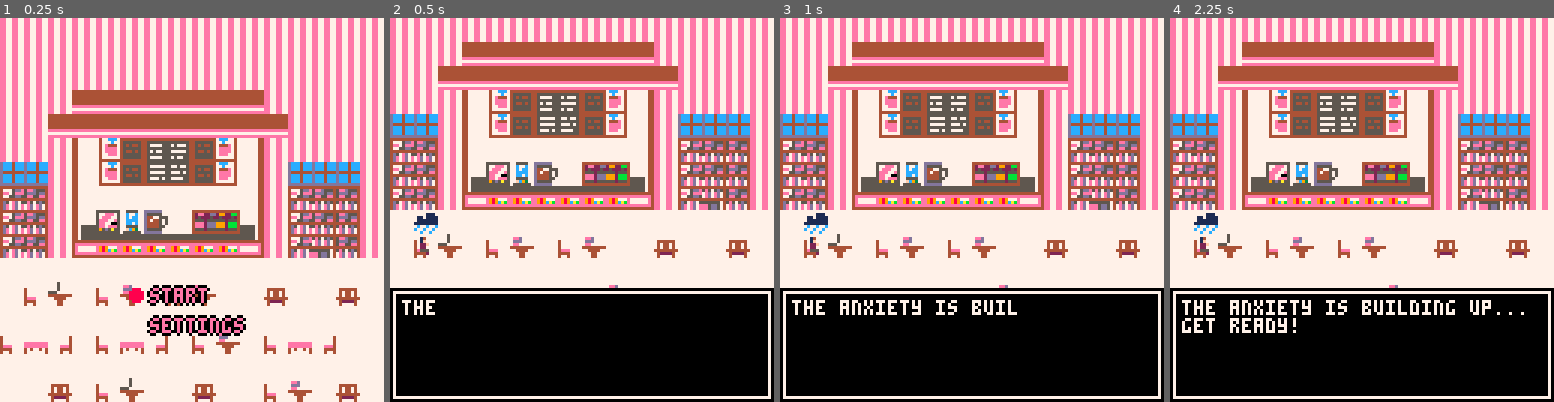
Above: before the commit, frames 1-4 (left to right).
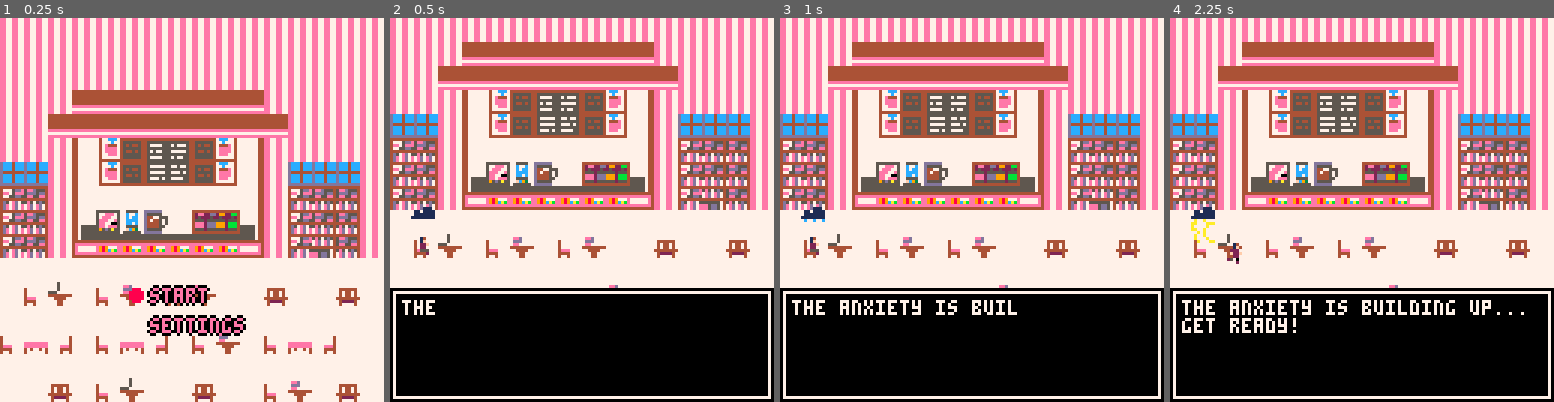
Above: after the commit, the same moments.

Repository: llopez020/Anxiety-at-its-Finest
Game: PICO-8 cartridge base.p8
The game is run twice, just before and just after one commit, with the same random seed, the same clock (stepped at 60 frames per second) and the same inputs.
Inputs:
- Up to frame 1 (0.25 s): no input
- Up to frame 2 (0.5 s): tap X (X key) at 0.33 s
- Up to frame 3 (1 s): tap O (Z key) at 0.7 s
- Up to frame 4 (2.25 s): tap X (X key) at 1.07, 1.85 s; hold Right 1.6-2.1 s; tap O (Z key) at 1.7, 2.1 s; hold Up from 2.15 s (still down)

Frame 1 is identical in both runs. In frame 2, 0.2% of the frame differs, in the area x 5-13%, y 49-57%; in frame 3, 0.3%; in frame 4, 0.5%, in the area x 5-19%, y 49-65%.

Commit message:
starting cutscene

Diff:
--- a/base.p8
+++ b/base.p8
@@ -1,5 +1,5 @@
 pico-8 cartridge // http://www.pico-8.com
-version 41
+version 39
 __lua__
 -- init - called on run`
 function _init()
@@ -144,6 +144,9 @@
 music_choice = 0
 music_speed = 28 -- can be hardcoded for this project
 prev_elapsed = 0 -- ticks elapsed in current note
+cutscene_timer = 0
+cutscene_player_x = 10
+cutscene_run = {3,4,5,6}
 
 end
 resetmode()
@@ -369,11 +372,18 @@
 
 
 function start()
- cls(12)
+ 	cls(12)
+ 	if cutscene_timer==0 then animate_once(7,62,{17,18,19,20},1,1,26,2) end
+ 	if cutscene_timer==100 then animate_once(7,62+5,{21,22},1,1,5,2) end
+
 	map(0,18)
-	spr(8,10,73)
- textbox(0,90,127,127,"the anxiety is building up...\nget ready!")
- if textindex>100 then mode="test" textindex=0 resetmode() end
+
+	if cutscene_timer>=105 then animate(cutscene_run,cutscene_player_x,75,cutscene_run,1,1,15) cutscene_player_x += 1 else spr(8,10,73) end
+
+	textbox(0,90,127,127,"the anxiety is building up...\nget ready!")
+ 	cutscene_timer += 1
+	handle_animations()
+ 	if textindex>100 then mode="test" textindex=0 resetmode() end
 end
 
 function gameover()
@@ -1295,14 +1305,14 @@
 6556666665666666566666666256066666506666620656666605666655666666662666664f2256666556666666255266c625526c4444444489aaaa8661c00c16
 6226666662666666266666666666266666226666666626666622666622666666666666661122f52662266666c6f00f6c66f00f6644444444689aa986611cc116
 66666666666666666666666666666666666666666666666666666666666666666666666666666666666666666666666666666666444444446689986666611666
-68866886600666660066666600666666644666666446666644666666655666666556666655666666644666664466666644666666646696664444444466666666
-8ee887786ff66666ff666666ff6666666ff666664ff66666ff4666666ff666665ff66666ff566666644666664466666644666666496664664442444466666666
-8e0ee0e8f88f6666f86666668f666666f33f66664f3666663f466666000066665006666600566666000066660066666600666666444496664444444466666666
-8eeeeee8f88f6666f86666668f666666f33f66666f3666663f666666700766666706666607666666700766667066666607666666649966662444442444424244
-8e0ee0e8f11f6666f16666661f666666f11f66666f1666661f666666f00f66666f0666660f666666400466664066666604666666646966664444444442444444
-68e00e866ff666666f666666f6666666611666666616666616666666600666666606666606666666600666666066666606666666666666664424444444444424
-668ee8666886666668666666866666666ff6666666f66666f6666666600666666606666606666666600666666066666606666666666666664444444224242444
-66688666666666666666666666666666666666666666666666666666666666666666666666666666666666666666666666666666666666664442444424444442
+68866886666666666666666666666666666666666a66a6666a66a666655666666556666655666666644666664466666644666666646696664444444466666666
+8ee8877866661116666611166666111666661116aa666aaa66a66aaa6ff666665ff66666ff566666644666664466666644666666496664664442444466666666
+8e0ee0e861161111611611116116111161161111a6666a666aa66a66000066665006666600566666000066660066666600666666444496664444444466666666
+8eeeeee861111111611111116111111161111111aa66a66666a6a6a6700766666706666607666666700766667066666607666666649966662444442444424244
+8e0ee0e81111111111111111111111111111111166a6a6666a6666a6f00f66666f0666660f666666400466664066666604666666646966664444444442444444
+68e00e86666666666c66c66c66666666666666666a66a666a66666a6600666666606666606666666600666666066666606666666666666664424444444444424
+668ee8666666666666666666c66c66c6666666666a666a6666a66a66600666666606666606666666600666666066666606666666666666664444444224242444
+66688666666666666666666666666666c6c666c666a666aa6a666a66666666666666666666666666666666666666666666666666666666664442444424444442
 666ccc66646666666066666660660666777777444477777766666666600000066dddddd600066666666cc66660000006666ccc6666666606bbbbb9bbbbbbbbbb
 66c777c6496669660066666600666066777777444477777766cccc6604777740d222222d08066666666cc6660444444066c777c666666030b8bb9a9bbbbbbbbb
 6c77777c99494666000006660000066677777744447777776c7777c607477470d2ddddd20806666666cccc660ffffff06c77777c66660330828bb9bbbbbbbbbb
@@ -1383,14 +1393,14 @@
 66666666666666666666600506666666666666666666666666600066666666666666666666666666666666660000000506666666666666666666666006666666
 66666666666666600000000666666666666666666666666666666666666666666666666666666666666666666600000666666666666666666666666666666666
 66666666666666666666666666666666666666666666666666666666666666666666666666666666666666666666666666666666666666666666666666666666
-66666666dddddd77775555775555555544444444444444446666666677777777ee77ee7744444444555555544555555544444444777777776655556666666666
-66666666d555557777c77c77577eee7542ee22dd29922bb46666666677777777ee77ee7745555555577577544577777555555554777711176558855666aaaa66
-65555566d447755577c7cc7757eee77542522252252225246666666677777777ee77ee774577775555555554455555555757775471171111665885666a5aa5a6
-66656666d474457577cccc775eee77e545552555555255546666666677777777ee77ee774555555557775754457777755555555471111111655995566aaaaaa6
-65555566d444457577cc7c775ee770054eee2ddd9992bbb4eee5566677777777ee77ee774575775555555554455555555777775411111111665995666a5aa5a6
-65555566d4444557775555775ee7eee54eee2ddd9992bbb45556566677777777ee77ee77455555555777755445777575555555547c77c77c655335566aa55aa6
-55555556d555557777fc9377595d5a5545552555555255545555566677777777ee77ee7745777755555555544555555557577554c77c77c76653356666aaaa66
-55555556dddddd77755555575555555544444444444444445556666677777777ee77ee774555555544444444444444445555555477c77c776655556666666666
+66666666dddddd77775555775555555544444444444444446666666677777777ee77ee7744444444555555544555555544444444666666666655556666666666
+66666666d555557777c77c77577eee7542ee22dd29922bb46666666677777777ee77ee7745555555577577544577777555555554666666666558855666aaaa66
+65555566d447755577c7cc7757eee77542522252252225246666666677777777ee77ee774577775555555554455555555757775466666666665885666a5aa5a6
+66656666d474457577cccc775eee77e545552555555255546666666677777777ee77ee774555555557775754457777755555555466666666655995566aaaaaa6
+65555566d444457577cc7c775ee770054eee2ddd9992bbb4eee5566677777777ee77ee774575775555555554455555555777775466666666665995666a5aa5a6
+65555566d4444557775555775ee7eee54eee2ddd9992bbb45556566677777777ee77ee774555555557777554457775755555555466666666655335566aa55aa6
+55555556d555557777fc9377595d5a5545552555555255545555566677777777ee77ee7745777755555555544555555557577554666666666653356666aaaa66
+55555556dddddd77755555575555555544444444444444445556666677777777ee77ee7745555555444444444444444455555554666666666655556666666666
 44444444555777774444444444444444777777777777777777777777777777777775777755555555555557444475555555555555666666666666666666666666
 47775dde444444445eed55545e575d54777777777777777777777777777777777775777755555555555557444475555555555555666bb6666668866666666666
 4ee75eee4d57ed755ddd5dd47ed7ed74744444474777777777777774777777777775777744444444444444444444444444444444666bb6666688886666555566
@@ -1445,7 +1455,7 @@
 d0d2c825c7c7c7c7c7c724c8d0d2d2c8332f2f2f2f2f2f000000000000000000000000000000000000000000000000000000000000000000000000000000000000000000000000000000000000000000000000000000000000000000000000000000000000000000000000000000000000003a3a3a3a3a3a3a3a3a3a3a3a3a3a
 d0d2c8e9c3c2c1c7c4c5ecc8d0d2d2c8000000000000000000002f2f00000000000000000000000000000000000000000000000000000000000000000000000000000000000000000000000000000000000000000000000000000000000000000000000000000000000000000000000000003a3a3a3a3a3a3a3a3a3a3a3a3a3a
 d0d2c8dbd9d9d9d9d9d9dac8d0d3d2c800000000000000002f2f000000000000000000000000000000000000000000000000000000000000000000000000000000000000000000000000000000000000000000000000000000000000000000000000000000000000000000000000000000003a3a3a3a3a3a3a3a3a3a3b3a3a3a
-c7cdc7c7c7c7c7c7c7c7c7c7c7c7c7c700000000000000000000000000000000000000000000000000000000000000000000000000000000000000000000000000000000000000000000000000000000000000000000000000000000000000000000000000000000000000000000000000233737373737373737373737373737
+c7c7c7c7c7c7c7c7c7c7c7c7c7c7c7c700000000000000000000000000000000000000000000000000000000000000000000000000000000000000000000000000000000000000000000000000000000000000000000000000000000000000000000000000000000000000000000000000233737373737373737373737373737
 c7d5d8c7d5e5c7d5e5c7c7d4c7c7d4c7000000000000002f0000000000000000000000000000000000000000000000000000000000000000000000000000000000000000000000000000000000000000000000000000000000000000000000000000000000000000000000000000000000003838383838383838383838383838
 c7c7c7c7c7c7c7c7c7c7c7c7c7c7c7c700000000002f00000000000000000000000000000000000000000000000000000000000000000000000000000000000000000000000000000000000000000000000000000000000000000000000000000000000000000000000000000000000000003333333333333333333333333333
 d5d7d6c7d5d7d6c7d5e5c7d5d7d6c7c7000000002f0000000000000000000000000000000000000000000000000000000000000000000000000000000000000000000000000000000000000000000000000000000000000000000000000000000000000000000000000000000000000000000000000000000000000000000000
